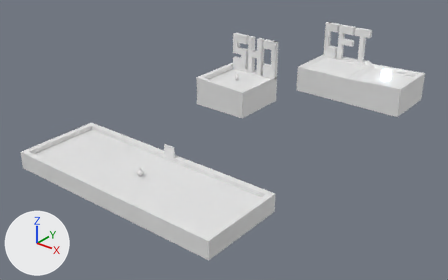
The Blender file scenes/level1-mockup.blend: old version first, new version second.
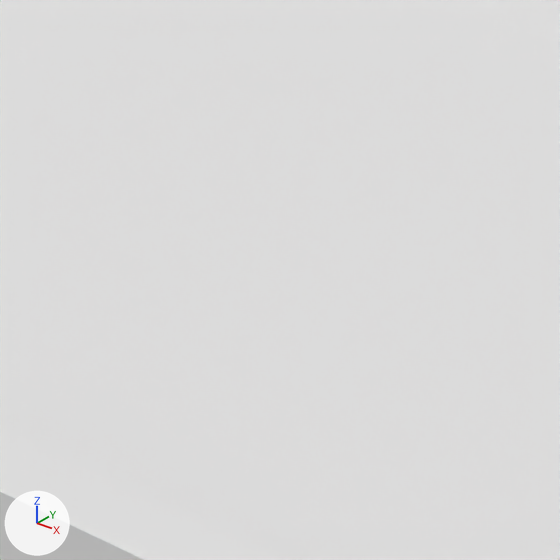
The first picture shows the older version from a 50 mm camera at (124.9, -114.8, 94.9) aimed at (21.5, 14.4, 14.8). The close-ups show both versions on the part from 38% to 49% of the width and 65% to 82% of the height of that picture. Arrows for +X, +Y and +Z are at lower left; the lights stay in place.

The scene before the commit, as lines of its bpy script (objects in view):
```python
me_body1 = bpy.data.meshes.new('Body1')
me_body1.from_pydata(...)  # 77 vertices, 150 faces; spans x -1.0..1.0, y -0.95..0.95, z -1.0..1.91
me_body1.polygons.foreach_set('use_smooth', [True] * 150)
me_platform2 = bpy.data.meshes.new('Platform2')
me_platform2.from_pydata(...)  # 20 vertices, 34 faces; spans x -40.0..40.0, y -15.0..15.0, z -3.0..3.0
ob_body2 = bpy.data.objects.new('Body2', me_body1)
ob_body2.location = (0.0, 0.0, 2.6)
ob_platform2 = bpy.data.objects.new('Platform2', me_platform2)
ob_platform2.location = (0.0, 0.0, 0.0)
```
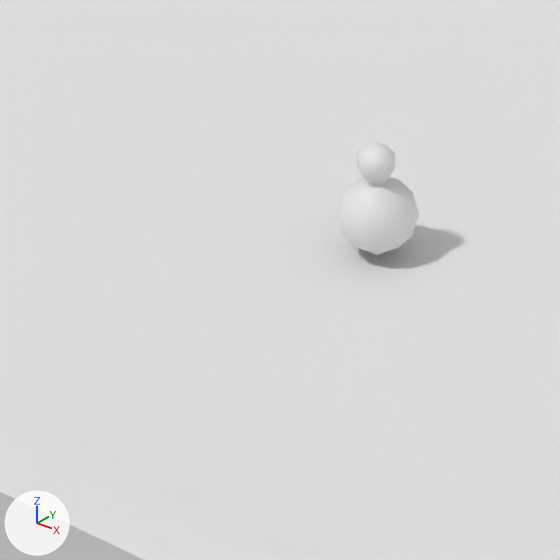
Pixel boxes (x1, y1, x2, y2) of what changed, in the close-ups (560 x 560 px):
'Body2', moved (not visible before): after (337, 142, 419, 255)

The change, as a list of edits to the scene's bpy script:
```text
Change ob_body2:
    ob_body2.location: (0.0, 0.0, 2.6) -> (25.0, 0.0, 2.6)
```
